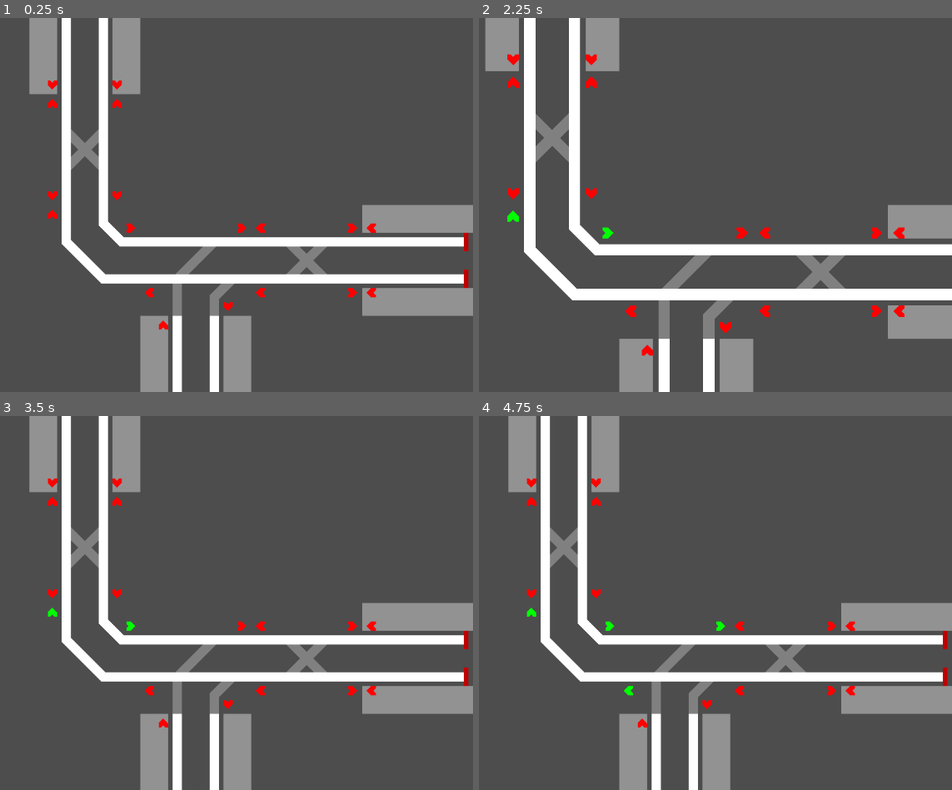
Above: before the commit, frames 1-4 (two rows, left to right).
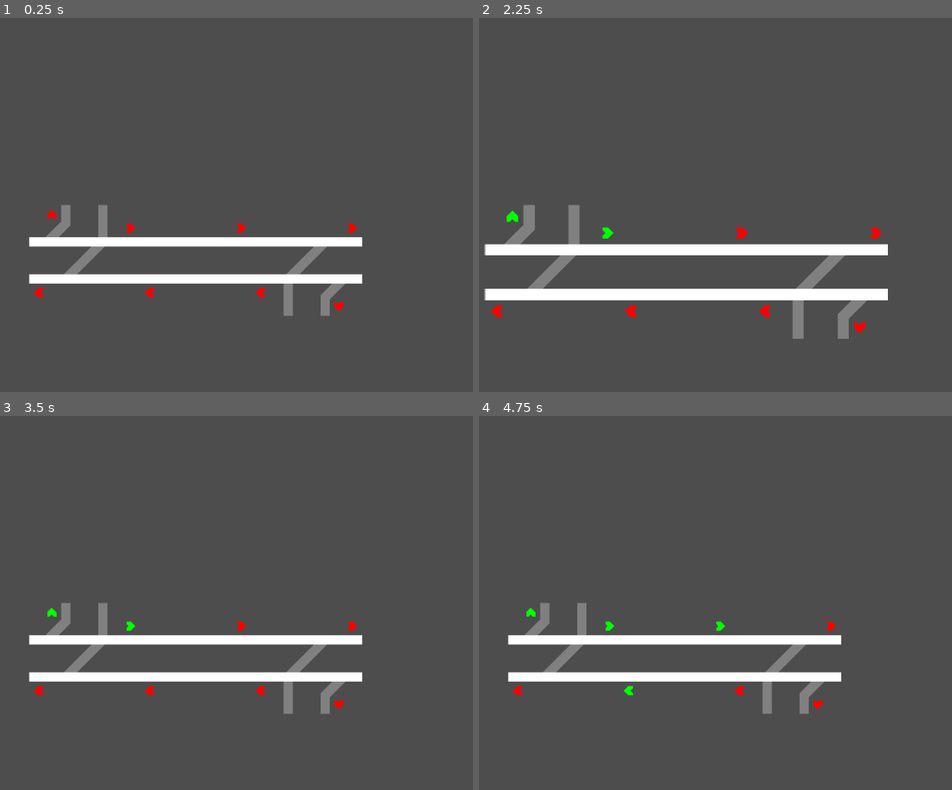
Above: after the commit, the same moments.

Repository: TurbogamesDev/signal-flow
Game: Godot game, scene res://Assets/Scenes/main.tscn
Two runs of this game, one before a commit and one after it. Both use one fixed random seed, a clock stepped at 60 frames per second and the inputs below.
Inputs (mouse positions are in pixels of both pictures, inside the frame that each line leads up to):
- Up to frame 1 (0.25 s): no input
- Up to frame 2 (2.25 s): tap Enter at 0.5, 2 s; move the mouse to (531, 212) at 0.52 s; right-click (531, 212) at 0.6 s; click (531, 212) at 0.67 s; tap Space at 1.25 s; move the mouse to (611, 227) at 1.27 s; click (611, 227) at 1.35 s; move the mouse to (620, 205) at 2.02 s; tap Mouse wheel up (zoom_in) at 2.1 s; click (620, 205) at 2.17 s
- Up to frame 3 (3.5 s): tap Space at 2.75 s; move the mouse to (245, 726) at 2.77 s; tap Mouse wheel down (zoom_out) at 2.85 s; click (245, 726) at 2.92 s
- Up to frame 4 (4.75 s): tap Enter at 3.5 s; move the mouse to (720, 625) at 3.52 s; right-click (720, 625) at 3.6 s; click (720, 625) at 3.67 s; tap Space at 4.25 s; move the mouse to (630, 689) at 4.27 s; click (630, 689) at 4.35 s

The runs differ from the first frame. In frame 1, 16% of the frame differs, in the area x 6-100%, y 0-100%; in frame 2, 16%; in frame 3, 16%; in frame 4, 16%.

Commit message:
Made tile entropy calculation take into account predicted tile states

Diff:
--- a/Assets/Scenes/main.tscn
+++ b/Assets/Scenes/main.tscn
@@ -1,8 +1,6 @@
-[gd_scene format=4 uid="uid://fdrxtvto2fgg"]
+[gd_scene format=3 uid="uid://fdrxtvto2fgg"]
 
 [ext_resource type="PackedScene" uid="uid://dhxahw6xlbcct" path="res://Assets/Scenes/track_segment_grid.tscn" id="2_qplxx"]
-[ext_resource type="PackedScene" uid="uid://uof2mkd5iamg" path="res://Assets/Scenes/Track_Segments/Regular_Track_Segments/Straight_Track_Segments/east_to_west_train_track_segment.tscn" id="3_guoxd"]
-[ext_resource type="PackedScene" uid="uid://d0swi8sb81sqg" path="res://Assets/Scenes/train.tscn" id="4_rvsrt"]
 [ext_resource type="PackedScene" uid="uid://chclxkeh881js" path="res://Assets/Scenes/pannable_camera.tscn" id="12_ttgh6"]
 
 [node name="Main" type="Node2D" unique_id=521555461]
@@ -11,24 +9,4 @@
 zoomFactor = 1.1
 
 [node name="TrackSegmentGrid" parent="." unique_id=2026210649 instance=ExtResource("2_qplxx")]
-tile_map_data = PackedByteArray("AAD9/wIAAgAAAAAAAgD+/wIAAwAAAAAACAD//wAAAAAAAAAAAgAAAAAAAwAAAAAAAgAAAAEAAgAAAAAAAQAAAAIAAAAAAAAAAwABAAAAAwAAAAAACAACAAAAAgAAAAAABQD/////AwAAAAAACQD///7/AgAAAAAABAA=")
-
-[node name="EastToWest_TrainTrackSegment" parent="TrackSegmentGrid" unique_id=2085642467 node_paths=PackedStringArray("exitDirectionToNextTrainTrackSegmentMap", "entryDirectionToTrainTrackPieceMap") instance=ExtResource("3_guoxd")]
-position = Vector2(-96, 480)
-exitDirectionToNextTrainTrackSegmentMap = {
-2: null,
-3: null
-}
-entryDirectionToTrainTrackPieceMap = {
-2: NodePath("TrainTrackPieces/TrainTrackPiece_1"),
-3: NodePath("TrainTrackPieces/TrainTrackPiece_2")
-}
-
-[node name="TrackSegmentGrid2" parent="." unique_id=604433150 instance=ExtResource("2_qplxx")]
-enabled = false
-
-[node name="Train" parent="." unique_id=1649803757 node_paths=PackedStringArray("currentTrainTrackSegment") instance=ExtResource("4_rvsrt")]
-position = Vector2(-102.61206, 608.94696)
-maxSpeed = 96.0
-currentTrainTrackSegment = NodePath("../TrackSegmentGrid/EastToWest_TrainTrackSegment")
-currentDirection = 2
+tile_map_data = PackedByteArray(0, 0, 0, 0, 0, 0, 0, 0, 0, 0, 0, 0, 0, 0, 255, 255, 0, 0, 3, 0, 0, 0, 0, 0, 1, 0, 1, 0, 0, 0, 3, 0, 0, 0, 0, 0, 2, 0)
--- a/Assets/Scripts/track_segment_grid_scripts/tile_entropy.gd
+++ b/Assets/Scripts/track_segment_grid_scripts/tile_entropy.gd
@@ -3,6 +3,8 @@
 
 var location: Vector2i
 var valid_tile_types: Array[TileType]
+
+var tile_already_collapsed: bool = false
 
 func _init(init_location: Vector2i, init_valid_tile_types: Array[TileType]) -> void:
 	self.location = init_location
@@ -12,4 +14,7 @@
 	return self.valid_tile_types == other_tile_entropy.valid_tile_types
 
 func get_entropy_count() -> int:
+	if tile_already_collapsed:
+		return -1
+
 	return len(self.valid_tile_types)
--- a/Assets/Scripts/track_segment_grid_scripts/tile_type.gd
+++ b/Assets/Scripts/track_segment_grid_scripts/tile_type.gd
@@ -17,3 +17,6 @@
 	self.resource_path = init_resource_path
 
 	# print(resource_path)
+
+func is_equal(other_tile_type: TileType) -> bool:
+	return (self.tile_type_id == other_tile_type.tile_type_id) and (self.tile_id == other_tile_type.tile_id)
--- a/Assets/Scripts/track_segment_grid_scripts/track_segment_grid.gd
+++ b/Assets/Scripts/track_segment_grid_scripts/track_segment_grid.gd
@@ -6,6 +6,9 @@
 var tile_entropy_lookup_table: Dictionary[Vector2i, TileEntropy] = {}
 
 var default_valid_tile_types: Array[TileType] = [] # performance reasons
+
+# var lock: bool = false
+# signal lock_cleared
 
 const RELATIVE_POSITION_TO_LOCATION_OFFSET: Dictionary[Enums.RelativePosition, Vector2i] = {
 	Enums.RelativePosition.NORTH: Vector2i(0, -1),
@@ -103,9 +106,11 @@
 func on_segment_registration(location: Vector2i, tile_instance: TileInstance) -> void:
 	update_exit_direction_of_tile_instance_and_neighbours(tile_instance)
 
-	trigger_entropy_calculation(location)
-
-	# print("Placed Segment %s at position %s" % [segment.name, location])
+	# print("Placing Segment at position %s..." % location)
+
+	trigger_entropy_calculation(location, true)
+
+	print("Placed Segment at position %s!" % location)
 
 
 
@@ -241,41 +246,91 @@
 
 	return (not disconnected) if get_connection_status else compatible
 
-func get_tile_types_compatible_with_tile_type_in_relative_direction(tile_type: TileType, relative_position: Enums.RelativePosition) -> Array[TileType]:
+func get_only_unique_elements_of_array(input_array: Array) -> Array:
+	return input_array
+
+
+	var seen_items: Dictionary[Variant, bool] = {}
+
+	var filter_function: Callable = func(item: Variant) -> bool:
+		if seen_items.has(item):
+			return false
+
+		seen_items[item] = true
+
+		return true
+
+	return input_array.filter(filter_function)
+
+func get_tile_types_compatible_with_location_in_relative_direction(location: Vector2i, relative_position: Enums.RelativePosition) -> Array[TileType]:
 	var tile_types_compatible: Array[TileType] = []
+
+	var tile_instance_for_location: TileInstance = tile_instance_lookup_table.get(location)
+	var tile_entropy_for_location: TileEntropy = tile_entropy_lookup_table.get(location)
+
+	if (not tile_instance_for_location) and (not tile_entropy_for_location):
+		# print("here", location)
+		# print(tile_instance_for_location)
+		# print(tile_entropy_for_location)
+
+		return tile_type_lookup_table.values()
 
 	for checking_tile_type_id_pair: Vector2i in tile_type_lookup_table.keys():
 		var checking_tile_type: TileType = tile_type_lookup_table[checking_tile_type_id_pair]
 
-		var compatible: bool = check_if_tile_types_compatible_or_connected(
-			tile_type,
-			checking_tile_type,
-			relative_position,
-			false
-		)
+		var compatible: bool = false
+
+		if tile_instance_for_location:
+			compatible = check_if_tile_types_compatible_or_connected(
+				tile_instance_for_location.tile_type,
+				checking_tile_type,
+				relative_position,
+				false
+			)
+
+		else:
+			for valid_tile_type: TileType in tile_entropy_for_location.valid_tile_types:
+				var entropy_state_compatible: bool = check_if_tile_types_compatible_or_connected(
+					valid_tile_type,
+					checking_tile_type,
+					relative_position,
+					false
+				)
+
+				if entropy_state_compatible:
+					compatible = true
 
 		if not compatible:
 			continue
 
 		tile_types_compatible.append(checking_tile_type)
 
-	return tile_types_compatible
+	# tile_types_compatible.
+
+	return get_only_unique_elements_of_array(tile_types_compatible)
+
+# func check_if_tile_type_in_tile_type_array(checking_tile_type: TileType, tile_type_array: Array[TileType]) -> bool:
+# 	for tile_type: TileType in tile_type_array:
+# 		if not checking_tile_type.is_equal(tile_type):
+# 			continue
+
+# 		return true
+
+# 	return false
 
 func calculate_tile_entropy(location: Vector2i) -> TileEntropy:
-	var neighbouring_tile_instances: Dictionary[Enums.RelativePosition, TileInstance] = get_tile_instances_neighbouring_location(location)
-
 	var valid_tile_types: Array[TileType] = tile_type_lookup_table.values()
 
-	for relative_position: Enums.RelativePosition in neighbouring_tile_instances:
-		var neighbouring_tile_instance: TileInstance = neighbouring_tile_instances[relative_position]
-
-		if not neighbouring_tile_instance:
-			continue
-
-		var valid_tile_types_for_relative_position: Array[TileType] = get_tile_types_compatible_with_tile_type_in_relative_direction(
-			neighbouring_tile_instance.tile_type,
+	for relative_position: Enums.RelativePosition in Enums.RelativePosition.values():
+		var valid_tile_types_for_relative_position: Array[TileType] = get_tile_types_compatible_with_location_in_relative_direction(
+			location + RELATIVE_POSITION_TO_LOCATION_OFFSET[relative_position],
 			RELATIVE_POSITION_TO_OPPOSITE_RELATIVE_POSITION[relative_position]
 		)
+
+		# if location == Vector2i(0, 2):
+		# 	print(len(valid_tile_types_for_relative_position), relative_position)
+
+		# 	print(tile_instance_lookup_table)
 
 		var new_valid_tile_types: Array[TileType] = []
 
@@ -292,7 +347,65 @@
 		valid_tile_types
 	)
 
-func trigger_entropy_calculation(location: Vector2i) -> void:
+
+# func calculate_tile_entropy_old(location: Vector2i) -> TileEntropy:
+# 	var neighbouring_tile_instances: Dictionary[Enums.RelativePosition, TileInstance] = get_tile_instances_neighbouring_location(location)
+
+# 	var valid_tile_types: Array[TileType] = tile_type_lookup_table.values()
+
+# 	for relative_position: Enums.RelativePosition in neighbouring_tile_instances:
+# 		var neighbouring_tile_instance: TileInstance = neighbouring_tile_instances[relative_position]
+
+# 		var valid_tile_types_for_relative_position: Array[TileType]
+
+# 		if neighbouring_tile_instance:
+# 			valid_tile_types_for_relative_position = get_tile_types_compatible_with_tile_type_in_relative_direction(
+# 				neighbouring_tile_instance.tile_type,
+# 				RELATIVE_POSITION_TO_OPPOSITE_RELATIVE_POSITION[relative_position]
+# 			)
+
+# 		else:
+# 			continue
+
+# 			var tile_entropy_for_neighbour_location: TileEntropy = tile_entropy_lookup_table.get(
+# 				location + RELATIVE_POSITION_TO_LOCATION_OFFSET[relative_position]
+# 			)
+
+# 			if not tile_entropy_for_neighbour_location:
+# 				continue
+
+# 			for valid_checking_tile_type_for_neighbour_location: TileType in tile_entropy_for_neighbour_location.valid_tile_types:
+# 				var valid_tile_types_for_relative_position_for_checking_tile_type: Array[TileType] = get_tile_types_compatible_with_tile_type_in_relative_direction(
+# 					valid_checking_tile_type_for_neighbour_location,
+# 					RELATIVE_POSITION_TO_OPPOSITE_RELATIVE_POSITION[relative_position]
+# 				)
+
+# 				for valid_tile_type_for_relative_position_for_checking_tile_type: TileType in valid_tile_types_for_relative_position_for_checking_tile_type:
+# 					if check_if_tile_type_in_tile_type_array(valid_tile_type_for_relative_position_for_checking_tile_type, valid_tile_types_for_relative_position):
+# 						continue
+
+# 					valid_tile_types_for_relative_position.append(valid_tile_type_for_relative_position_for_checking_tile_type)
+
+
+
+
+
+# 		var new_valid_tile_types: Array[TileType] = []
+
+# 		for valid_tile_type: TileType in valid_tile_types:
+# 			if valid_tile_type not in valid_tile_types_for_relative_position:
+# 				continue
+
+# 			new_valid_tile_types.append(valid_tile_type)
+
+# 		valid_tile_types = new_valid_tile_types
+
+# 	return TileEntropy.new(
+# 		location,
+# 		valid_tile_types
+# 	)
+
+func trigger_entropy_calculation(location: Vector2i, first_iteration: bool) -> void:
 	# print("currently in %s" % location)
 
 	var default_tile_entropy: TileEntropy = TileEntropy.new(
@@ -313,7 +426,16 @@
 
 	var new_tile_entropy: TileEntropy = calculate_tile_entropy(location)
 
+	if tile_instance_lookup_table.get(location):
+		new_tile_entropy.tile_already_collapsed = true
+
 	tile_entropy_lookup_table[location] = new_tile_entropy
+
+	if first_iteration:
+		for location_offset: Vector2i in RELATIVE_POSITION_TO_LOCATION_OFFSET.values():
+			trigger_entropy_calculation(location + location_offset, false)
+
+		return
 
 	if not original_tile_entropy:
 		return
@@ -324,7 +446,7 @@
 	# print("entropy changed")
 
 	for location_offset: Vector2i in RELATIVE_POSITION_TO_LOCATION_OFFSET.values():
-		trigger_entropy_calculation(location + location_offset)
+		trigger_entropy_calculation(location + location_offset, false)
 
 
 
@@ -341,7 +463,7 @@
 func _ready() -> void:
 	await get_tree().create_timer(5).timeout
 
-	print("Maximum tile entropy count is %d." % len(default_valid_tile_types))
+	# print("Maximum tile entropy count is %d." % len(default_valid_tile_types))
 
 	# var sort_entropy: Callable = func(a: TileEntropy, b: TileEntropy) -> bool:
 	# 	return a.get_entropy_count() < b.get_entropy_count()
@@ -356,7 +478,9 @@
 		print("The tile entropy count of the tile located at %s is %d." % [location_string, tile_entropy.get_entropy_count()])
 
 	# print("a")
-	# print(entropyLookupTable.get(Vector2i(0, -1)))
+
+	# for tile_type in tile_entropy_lookup_table.get(Vector2i(0, 2)).valid_tile_types:
+	# 	print(tile_type.tile_type_id, tile_type.tile_id)
 	# print(entropyLookupTable)
 	# print(trackSegmentToDirectionMap)
 
